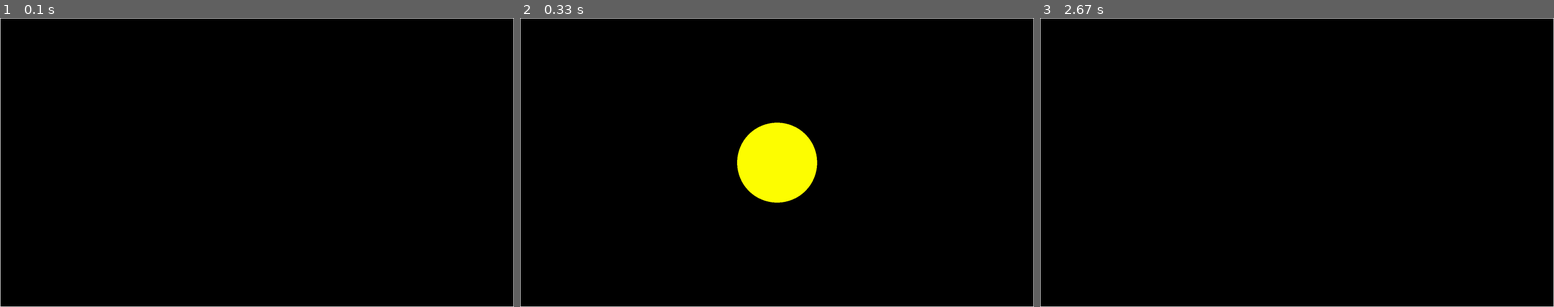
Above: before the commit, frames 1-3 (left to right).
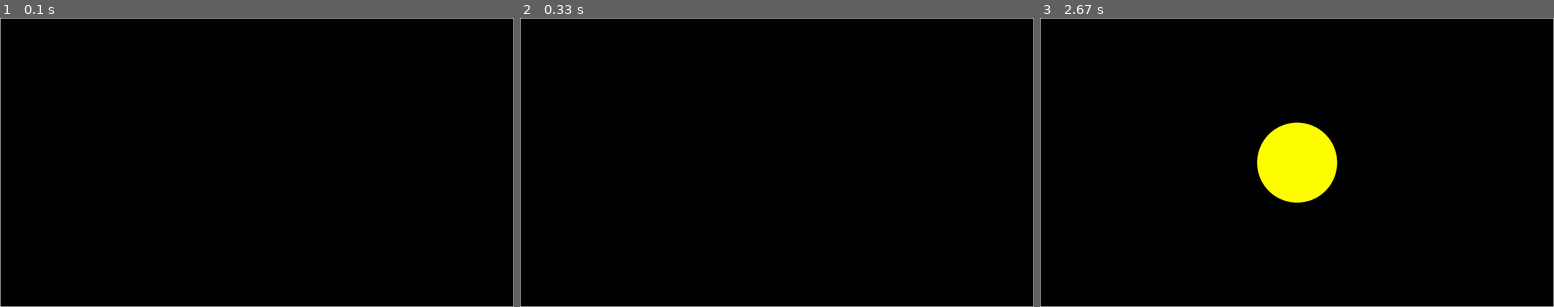
Above: after the commit, the same moments.

Repository: JonahCP/headrest-evaluation
Game: pygame game, started from ssvep/stimulus_frames.py
Same seed, same stepped clock (60 frames per second), same inputs: the game is played once before the commit and once after it.
Inputs:
- Up to frame 1 (0.1 s): no input
- Up to frame 2 (0.33 s): no input
- Up to frame 3 (2.67 s): no input

Frame 1 is identical in both runs. In frame 2, 3.4% of the frame differs, in the area x 42-58%, y 36-65%; in frame 3, 3.4%.

Commit message:
Added inital pause on stimulus start and remove unneeded spacebar logging

Diff:
--- a/ssvep/stimulus_frames.py
+++ b/ssvep/stimulus_frames.py
@@ -25,9 +25,9 @@
     img = pygame.image.load(i).convert()
     loaded_imgs.append(img)
 
-# win.blit(loaded_imgs[0], (0, 0))
-# pygame.display.update()
-# pygame.time.delay(REST_DURATION)
+win.blit(loaded_imgs[0], (0, 0))
+pygame.display.update()
+pygame.time.delay(REST_DURATION)
 
 img_at = 0
 for freq in FREQ:
@@ -42,14 +42,6 @@
 
         duration -= clock.tick(freq * 2)
 
-        for event in pygame.event.get():
-            if event.type == pygame.KEYDOWN:
-                keys = pygame.key.get_pressed()
-                if event.type == pygame.QUIT or keys[pygame.K_ESCAPE]:
-                    running = False
-                if event.key == pygame.K_SPACE:
-                    print("Space Key Press at %d", datetime.datetime.now())
-
     win.blit(loaded_imgs[0], (0, 0))
     pygame.display.update()
     print('Ending %.2f Hz: ' % (freq) + time.strftime('%Y-%m-%d %H:%M:%S'))
